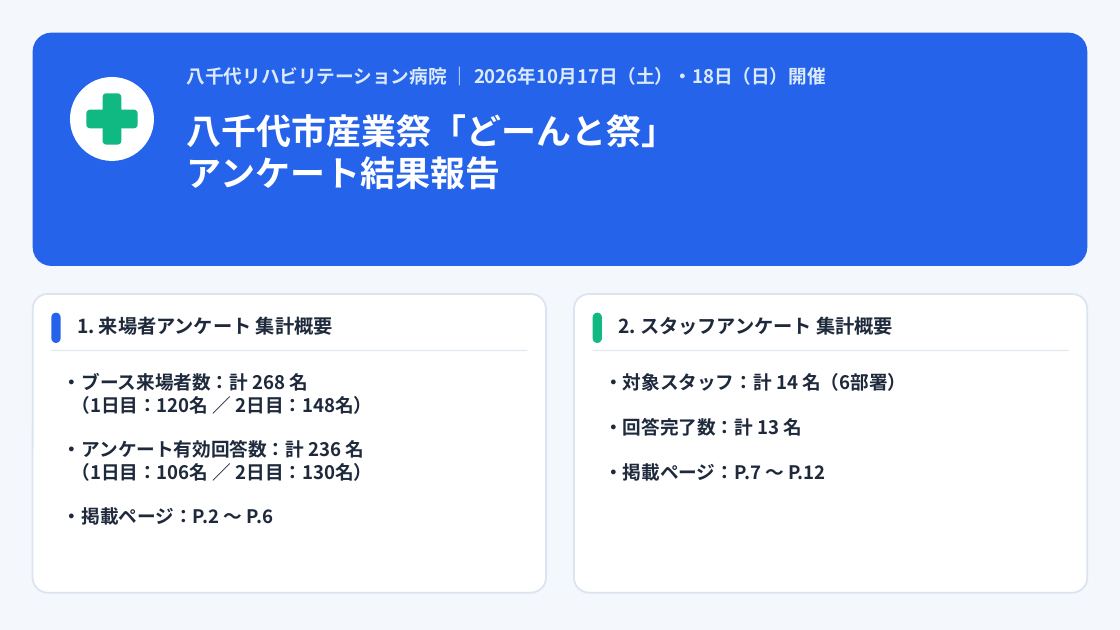
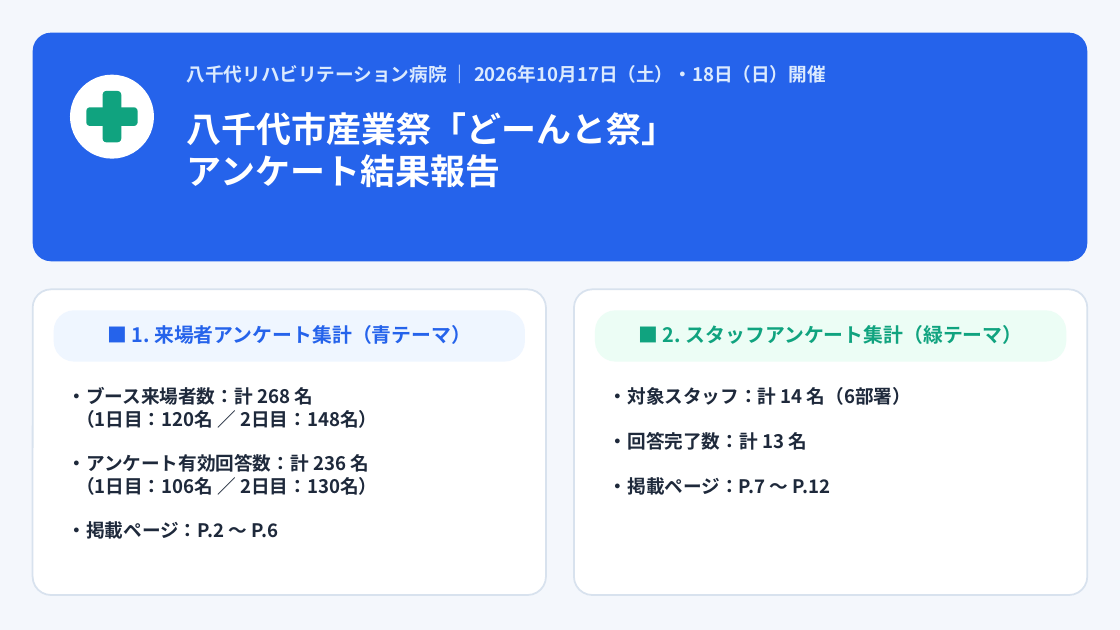
Before and after one commit to noriyukihoshina/yachiyo-survey-analyzer, a slide deck: slide 1 of アンケート結果報告.pptx. Drawn at 1120x630 pixels with LibreOffice and Linux fonts; fonts in the diff are those of the drawing. Boxes give left, top, right and bottom in pixels: in the first picture for what was removed or moved away, otherwise in the second. Text is boxed around its words. In the diff, an @@ line names an element or a change of style, - is before the commit and + after.

```diff
--- a/アンケート結果報告.pptx
+++ b/アンケート結果報告.pptx
@@ rectangle at [0,0,1120,630]: fill #F4F7FB to #F4F7FC @@
@@ rounded rectangle: place and size @@
-rounded rectangle at [33,33,1088,266]
+rounded rectangle at [33,33,1088,261]
@@ rounded rectangle at [87,108,138,126]: fill #10B981 to #10A37F @@
@@ rounded rectangle at [103,91,121,142]: fill #10B981 to #10A37F @@
@@ rounded rectangle: place and size @@
-rounded rectangle at [33,294,546,593]
+rounded rectangle at [33,289,546,595]
@@ rounded rectangle at [33,289,546,595]: outline #DBE4F0 1.5 pt to #D8E2EE 1.5 pt; proportions changed @@
@@ rounded rectangle added at [574,289,1087,595], fill #FFFFFF, outline #D8E2EE 1.5 pt @@
@@ rounded rectangle: place and size @@
-rounded rectangle at [51,313,60,343]
+rounded rectangle at [54,310,525,361]
@@ rounded rectangle at [54,310,525,361]: fill #2563EB to #EFF6FF; proportions changed @@
@@ text at [132,325,471,344]: text changed; size 16.5 to 17 pt; text colour #1E293B to #2563EB @@
-1. 来場者アンケート 集計概要
+■ 1. 来場者アンケート集計（青テーマ）
@@ rounded rectangle removed at [593,313,602,343] @@
@@ rounded rectangle: place and size @@
-rounded rectangle at [574,294,1087,593]
+rounded rectangle at [595,310,1066,361]
@@ rounded rectangle at [595,310,1066,361]: fill #FFFFFF to #ECFDF5; outline #DBE4F0 1.5 pt to none; proportions changed @@
@@ text at [663,325,1023,344]: text changed; size 16.5 to 17 pt; text colour #1E293B to #10A37F @@
-2. スタッフアンケート 集計概要
+■ 2. スタッフアンケート集計（緑テーマ）
@@ rectangle removed at [51,350,528,351] @@
@@ rectangle removed at [593,350,1070,351] @@
@@ text "・ブース来場者数：計 268 名 （1日目：120名 ／ ...": place and size @@
-text "・ブース来場者数：計 268 名 （1日目：120名 ／ ..." at [63,373,373,525]
+text "・ブース来場者数：計 268 名 （1日目：120名 ／ ..." at [68,387,377,539]
@@ text "・対象スタッフ：計 14 名（6部署） ・回答完了数：計 13 ...": place and size @@
-text "・対象スタッフ：計 14 名（6部署） ・回答完了数：計 13 ..." at [604,373,906,481]
+text "・対象スタッフ：計 14 名（6部署） ・回答完了数：計 13 ..." at [609,387,911,495]
```
Also in this commit, not shown: 11 other slides changed, 4 other files.
